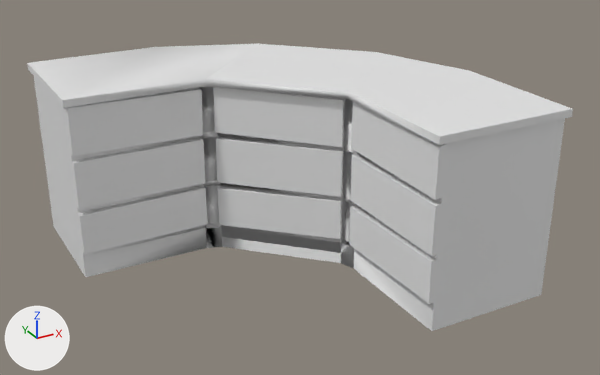
The FBX model Assets/Furniture/Cabinet7.fbx as it was, and as the next commit left it.
The view is the same before and after, from a 50 mm camera at (-6.52, -12.15, 6.99) aimed at (-0.36, -0.95, 1.39). Lighting does not change. The marker at lower left points along +X, +Y and +Z.

Script lines for the objects in view, before the commit:
```python
me_cube_001 = bpy.data.meshes.new('Cube.001')
me_cube_001.from_pydata(...)  # 545 vertices, 626 faces; spans x -3.86..2.56, y -3.91..2.52, z 0.0..3.16
ob_cabinet7 = bpy.data.objects.new('Cabinet7', me_cube_001)
ob_cabinet7.location = (0.0, 0.0, 0.0)
```
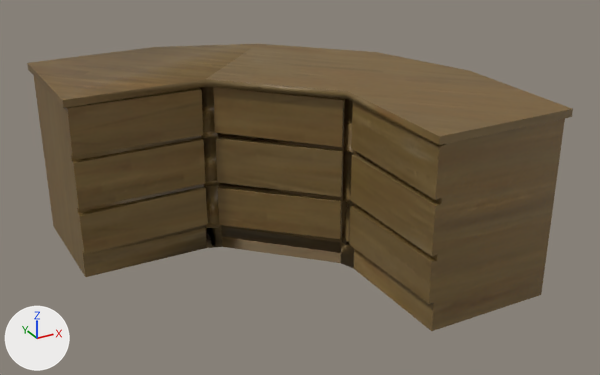
What differs and where, as boxes (x1, y1, x2, y2) in the pictures (600 x 375 px):
'Cabinet7', recoloured (grey to brown): (27, 44, 573, 331) in both

The change, as a diff of the scene's bpy script:
```diff
--- a/Assets/Furniture/Cabinet7.fbx.py
+++ b/Assets/Furniture/Cabinet7.fbx.py
@@ img_wood_01_jpg @@
+img_wood_01_jpg = load_image('wood_01.jpg', '../../Textures/wood_01.jpg', 1181, 1181, 'sRGB')
@@ mat_material_001 @@
+mat_material_001 = principled_material('Material.001')
+mat_material_001.texture = img_wood_01_jpg
@@ me_cube_001 @@
 me_cube_001.from_pydata(...)  # 545 vertices, 626 faces; spans x -3.86..2.56, y -3.91..2.52, z 0.0..3.16
+me_cube_001.materials.append(mat_material_001)  # picture img_wood_01_jpg
```
